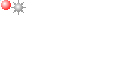
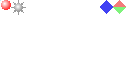
The second 128px x 64px image is a revision of the first. Changes to its layers:
painted on "Background" over [100, 0, 126, 14]
